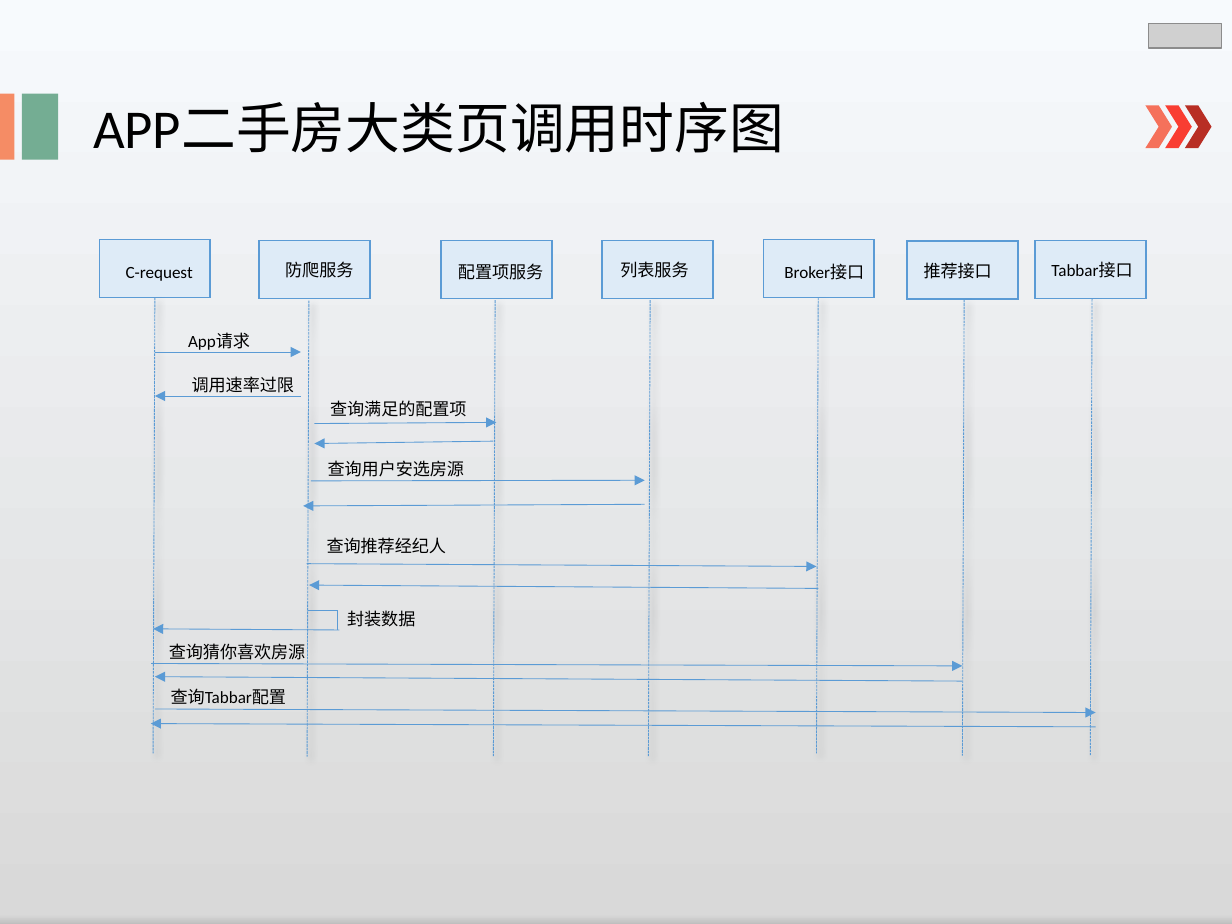
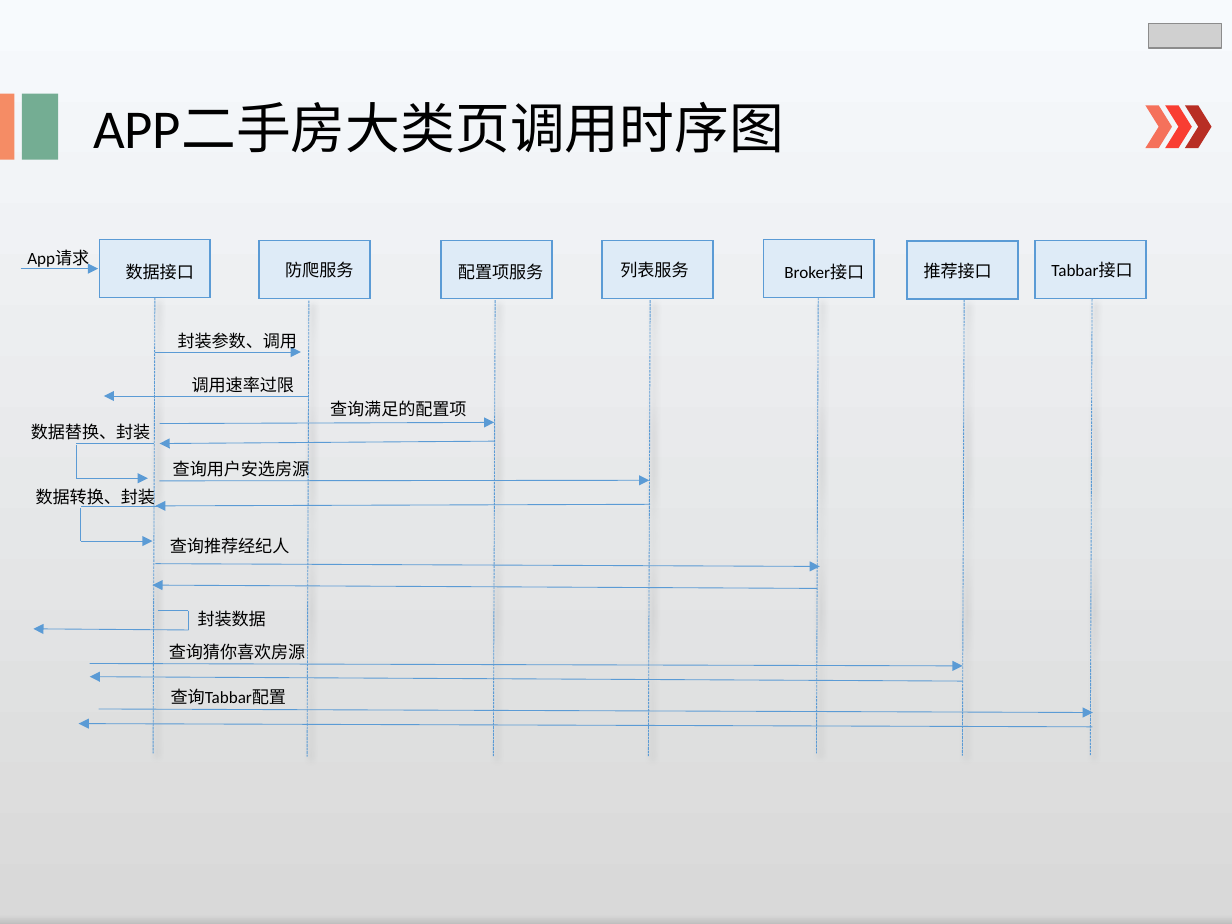
Before and after one commit to lspgithublxh/document, a slide deck: slide 7 of 业务文档跟踪/述职/shuzhi.pptx. Drawn at 1232x924 pixels with LibreOffice and Linux fonts; fonts in the diff are those of the drawing; grey boxes stand for pictures. Boxes give left, top, right and bottom in pixels: in the first picture for what was removed or moved away, otherwise in the second. Text is boxed around its words. In the diff, an @@ line names an element or a change of style, - is before the commit and + after.

```diff
--- a/业务文档跟踪/述职/shuzhi.pptx
+++ b/业务文档跟踪/述职/shuzhi.pptx
@@ text "App请求": place and size @@
-text "App请求" at [188,334,250,353]
+text "App请求" at [27,250,89,269]
@@ arrow added from (21, 269) to (99, 269), #5B9BD5 0.5 pt @@
@@ text at [126,263,194,280]: text changed @@
-C-request
+数据接口
@@ text added at [178,332,297,353], 10 pt, text #000000 @@
+封装参数、调用
@@ arrow moved from (301, 395) - (155, 395) to (308, 395) - (103, 395) @@
@@ text added at [31,423,150,444], 10 pt, text #000000 @@
+数据替换、封装
@@ line added from (154, 444) to (76, 444), #5B9BD5 0.5 pt @@
@@ line added from (76, 445) to (76, 478), #5B9BD5 0.5 pt @@
@@ arrow moved from (314, 424) - (496, 423) to (160, 424) - (494, 423) @@
@@ arrow moved from (493, 441) - (314, 444) to (494, 441) - (160, 444) @@
@@ arrow added from (76, 478) to (148, 478), #5B9BD5 0.5 pt @@
@@ text "查询用户安选房源" rewrapped from [328,460,464,477] to [173,458,309,480] @@
@@ text added at [36,486,155,508], 10 pt, text #000000 @@
+数据转换、封装
@@ line added from (158, 506) to (80, 506), #5B9BD5 0.5 pt @@
@@ line added from (80, 508) to (80, 541), #5B9BD5 0.5 pt @@
@@ arrow moved from (644, 504) - (303, 506) to (650, 504) - (155, 506) @@
@@ arrow moved from (310, 480) - (644, 480) to (159, 480) - (649, 480) @@
@@ text "查询推荐经纪人": place and size @@
-text "查询推荐经纪人" at [327,537,446,554]
+text "查询推荐经纪人" at [170,537,289,554]
@@ arrow added from (80, 541) to (153, 541), #5B9BD5 0.5 pt @@
@@ arrow moved from (307, 564) - (817, 567) to (155, 564) - (819, 567) @@
@@ arrow moved from (818, 589) - (309, 585) to (817, 589) - (153, 585) @@
@@ arrow moved from (339, 630) - (153, 628) to (188, 630) - (33, 628) @@
@@ 2 lines, 1 text: place and size @@
-2 lines, 1 text at [308,610,415,630]
+2 lines, 1 text at [159,610,266,630]
@@ arrow moved from (152, 664) - (962, 667) to (90, 664) - (962, 667) @@
@@ arrow moved from (962, 681) - (155, 676) to (963, 681) - (90, 676) @@
@@ arrow moved from (155, 710) - (1095, 712) to (99, 710) - (1093, 712) @@
@@ arrow moved from (1095, 727) - (150, 723) to (1093, 727) - (79, 723) @@
```
Also in this commit, not shown: 2 other slides changed, 9 slides added, 2 slides removed.
